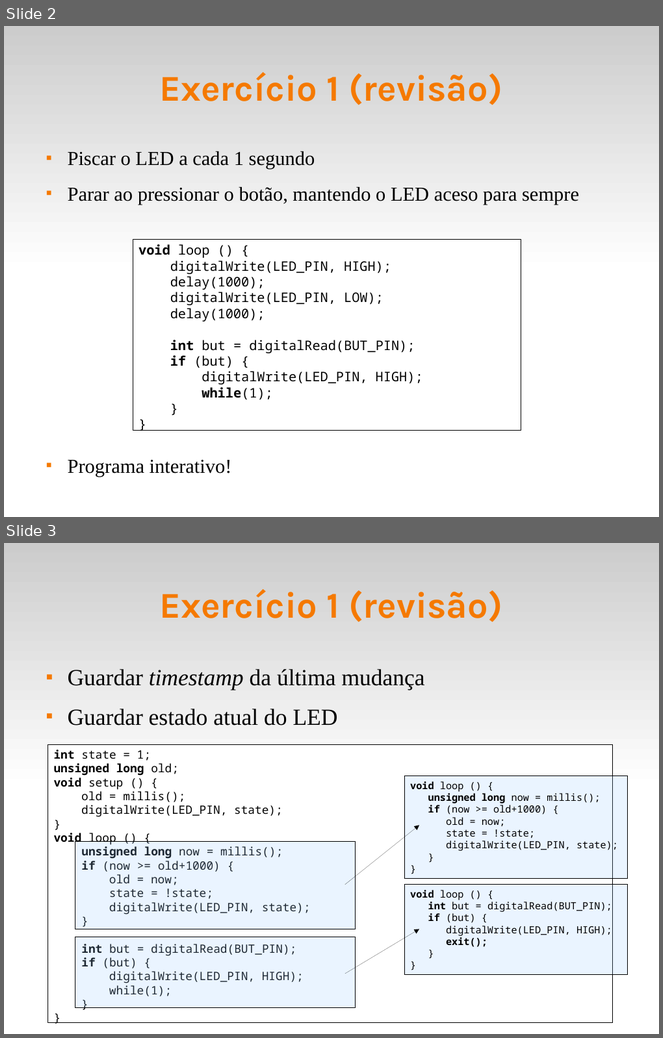
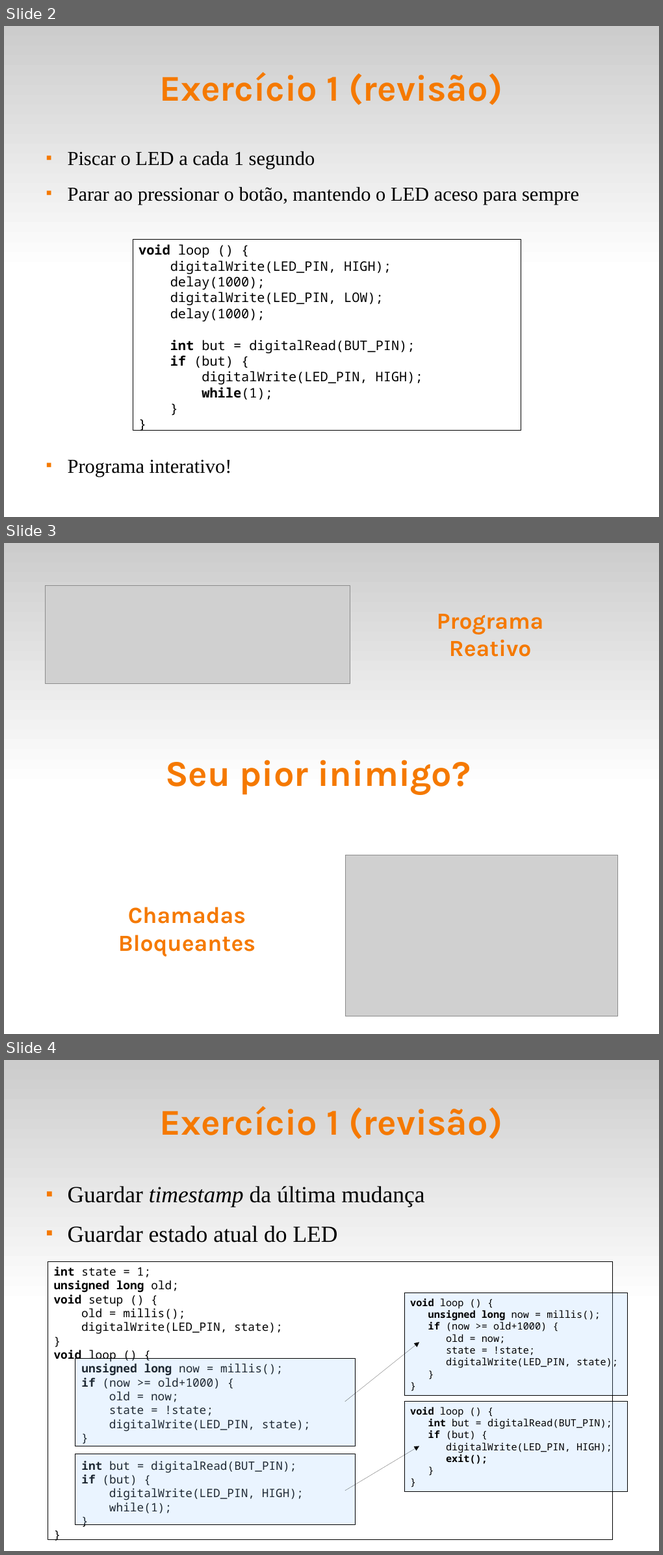
Before and after one commit to fsantanna-uerj/reativos, a slide deck: slides/03_modelos.odp. Shown one above the other, each under a label of ours: slides 2 and 3 before the commit, slides 2, 3 and 4 after it. The pictures are 663x1038 and 663x1555 pixels, drawn with LibreOffice and Linux fonts; fonts in the diff are those of the drawing; grey boxes stand for pictures. Boxes give left, top, right and bottom in pixels: in the first picture for what was removed or moved away, otherwise in the second. Text is boxed around its words. In the diff, an @@ line names an element or a change of style, - is before the commit and + after.

```diff
--- a/slides/03_modelos.odp
+++ b/slides/03_modelos.odp
@@ slide 3 added at (4,543,659,1034), background #FFFFFF; not listed: 1 template element that a slide beside it also shows @@
@@ picture added at (46,585,350,683) @@
@@ title added at (437,614,544,657), 28 pt, text #F57900, bold @@
+Programa
+Reativo
@@ title added at (165,760,471,795), 44 pt, text #F57900, bold @@
+Seu pior inimigo?
@@ picture added at (346,855,618,1016) @@
@@ title added at (118,907,256,957), 28 pt, text #F57900, bold @@
+Chamadas
+Bloqueantes
@@ what was slide 3 is now slide 4 @@
```
Also in this commit, not shown: 15 slides changed, 8 other slides added, 1 slide removed, 5 other files.
